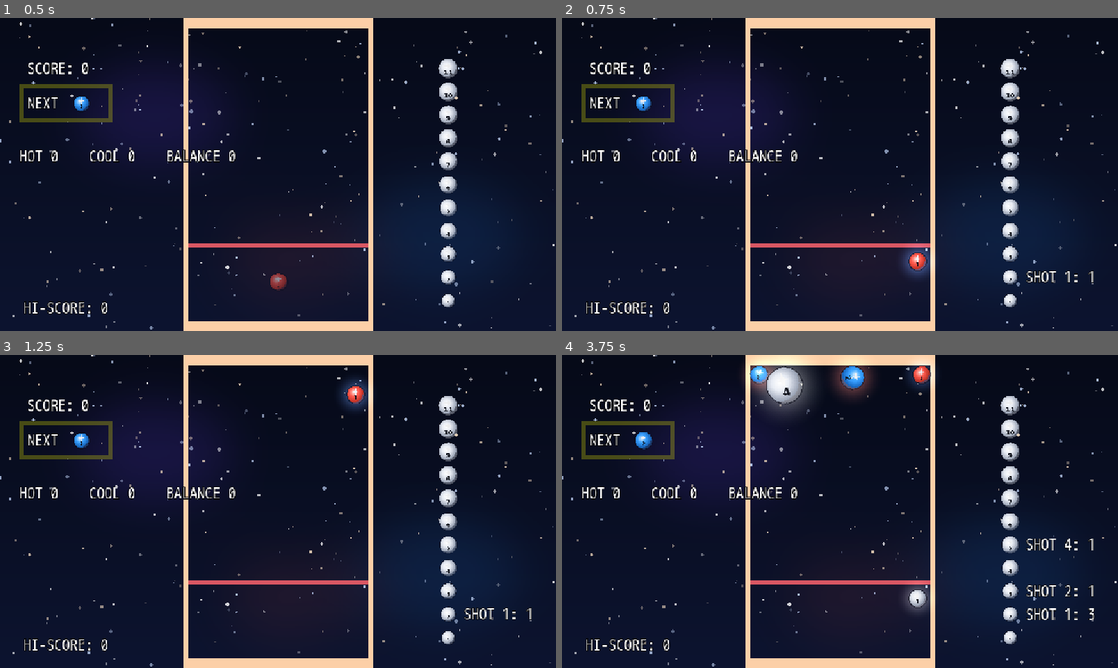
Above: before the commit, frames 1-4 (two rows, left to right).
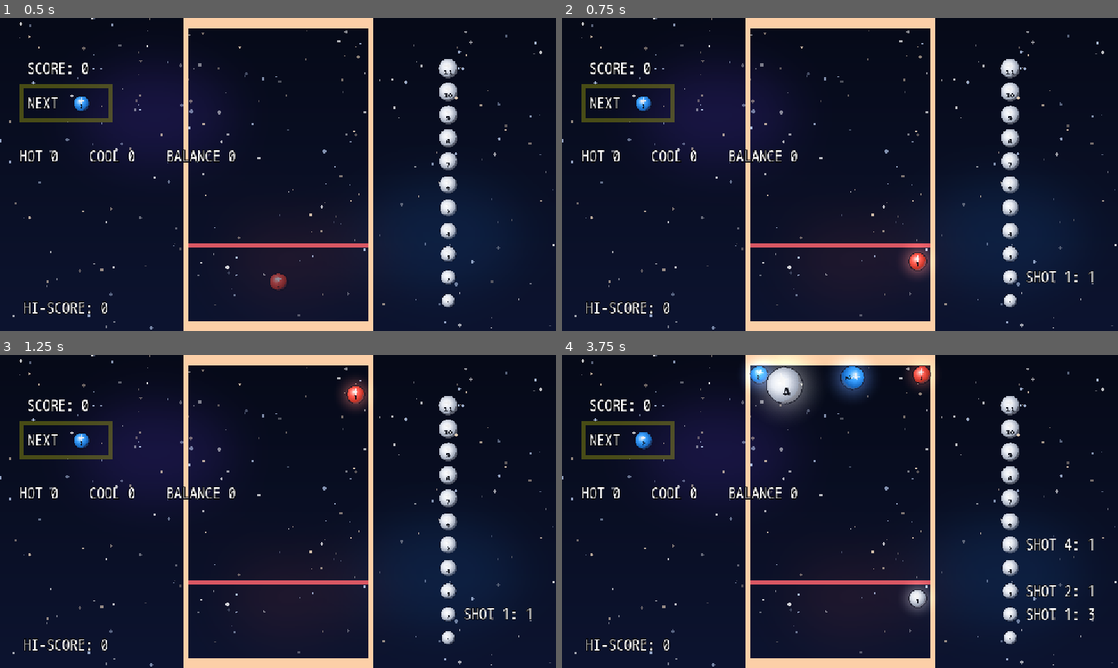
Above: after the commit, the same moments.

Repository: armahnii2000/shooting-stars
Game: Godot game, scene res://Main.tscn
Two runs of this game, one before a commit and one after it. Both use one fixed random seed, a clock stepped at 60 frames per second and the inputs below.
Inputs (mouse positions are in pixels of both pictures, inside the frame that each line leads up to):
- Up to frame 1 (0.5 s): no input
- Up to frame 2 (0.75 s): tap Enter at 0.5 s; move the mouse to (962, 158) at 0.52 s; click (962, 158) at 0.6 s
- Up to frame 3 (1.25 s): no input
- Up to frame 4 (3.75 s): move the mouse to (728, 527) at 1.27 s; click (728, 527) at 1.35 s; move the mouse to (895, 442) at 2.02 s; click (895, 442) at 2.1 s; move the mouse to (812, 574) at 2.77 s; click (812, 574) at 2.85 s; move the mouse to (1006, 558) at 3.52 s; click (1006, 558) at 3.6 s

Frame 1 is identical in both runs. In frame 2, 0.2% of the frame differs, in the area x 61-67%, y 73-82%; in frame 3, 0.2%; in frame 4, 0.6%, in the area x 33-67%, y 1-13%.

Commit message:
Flip HOT to red and COOL to blue (George's call: audience intuition over star physics)

Diff:
--- a/src/shot/Shot.gd
+++ b/src/shot/Shot.gd
@@ -91,14 +91,14 @@
     _col.shape = shape
     _base_scale = _spr.scale
     # Burn halo: an additive glow sprite behind the orb, tinted by kind
-    # (HOT blue / COOL red / WHITE white), flickering in _physics_process.
+    # (HOT red / COOL blue / WHITE white), flickering in _physics_process.
     _glow = Sprite2D.new()
     _glow.texture = glow_texture()
     _glow.show_behind_parent = true
     var mat = CanvasItemMaterial.new()
     mat.blend_mode = CanvasItemMaterial.BLEND_MODE_ADD
     _glow.material = mat
-    var kind_cols = [Color(0.45, 0.65, 1.0), Color(1.0, 0.5, 0.4), Color(1.0, 0.98, 0.92)]
+    var kind_cols = [Color(1.0, 0.5, 0.4), Color(0.45, 0.65, 1.0), Color(1.0, 0.98, 0.92)]
     _glow.modulate = kind_cols[kind]
     _glow_base = (RADII[id] * 2.0 * 2.55) / 128.0
     _glow.scale = Vector2.ONE * _glow_base
